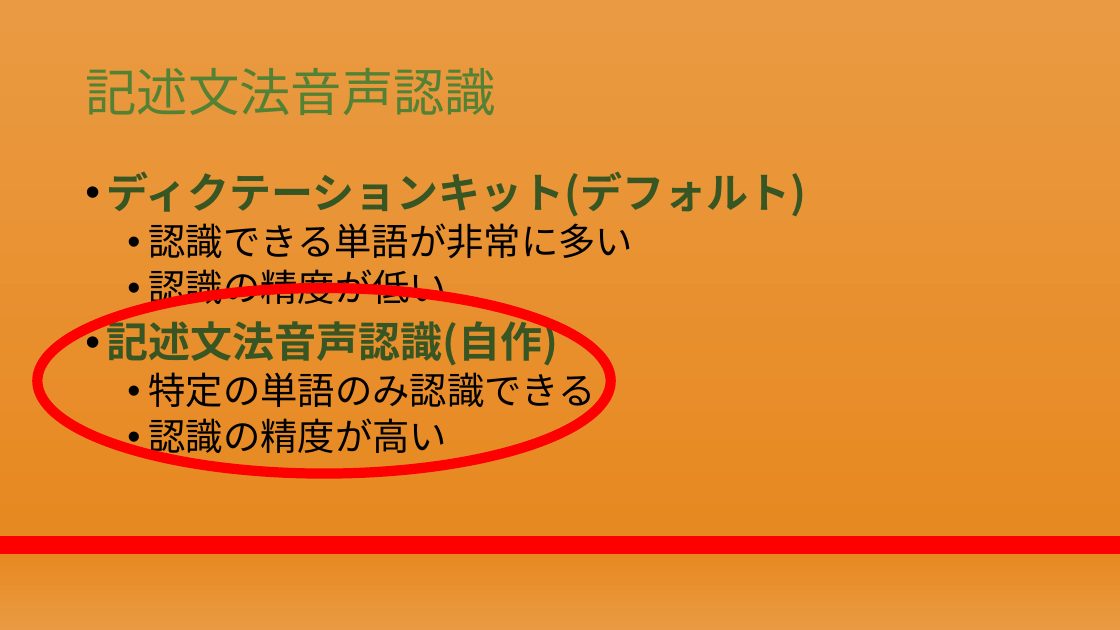
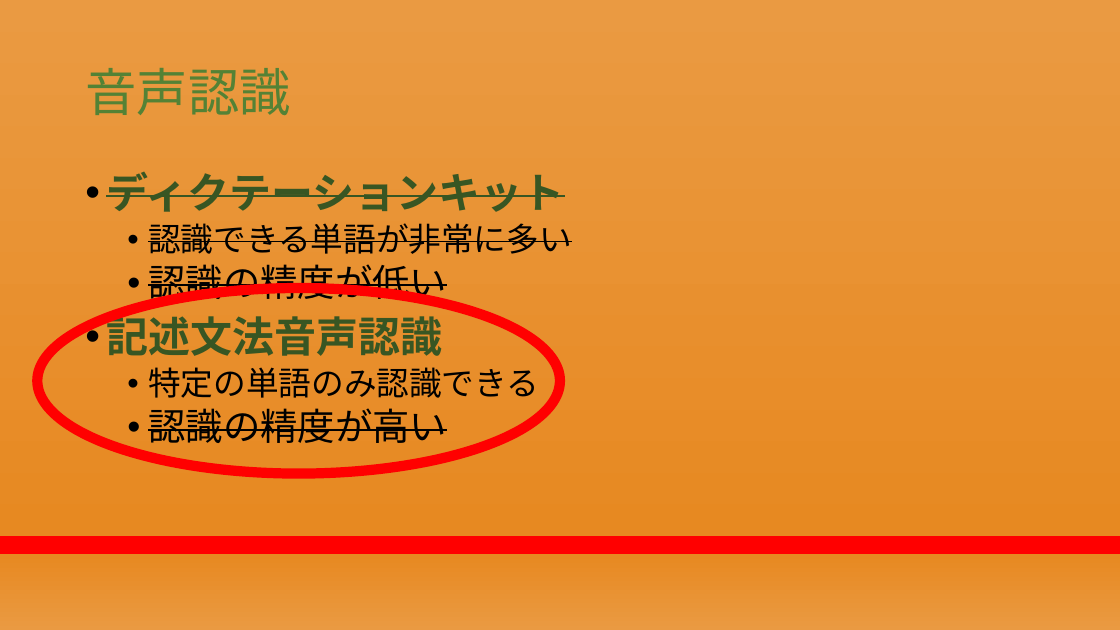
Before and after one commit to RikiishiSuzunosuke/AIspeaker_yosie, a slide deck: slide 6 of presentation/第二回プレゼン_アウトライン.pptx. Drawn at 1120x630 pixels with LibreOffice and Linux fonts; fonts in the diff are those of the drawing. Boxes give left, top, right and bottom in pixels: in the first picture for what was removed or moved away, otherwise in the second. Text is boxed around its words. In the diff, an @@ line names an element or a change of style, - is before the commit and + after.

```diff
--- a/presentation/第二回プレゼン_アウトライン.pptx
+++ b/presentation/第二回プレゼン_アウトライン.pptx
@@ title at (85, 68, 290, 115): text changed @@
-記述文法音声認識
+音声認識
@@ text at (106, 171, 564, 212): text changed @@
-• ディクテーションキット(デフォルト)
+• ディクテーションキット
@@ text at (148, 223, 571, 443): size 32 to 28 pt in "認識できる単語が非常に多い", "特定の単語のみ認識できる"; strikethrough on in "認識できる単語が非常に多い", "認識の精度が低い", "認識の精度が高い" @@
@@ ellipse: place and size @@
-ellipse at (37, 288, 611, 474)
+ellipse at (37, 288, 560, 474)
@@ text at (106, 310, 442, 356): text changed @@
-• 記述文法音声認識(自作)
+• 記述文法音声認識
```
Also in this commit, not shown: 3 other files.
